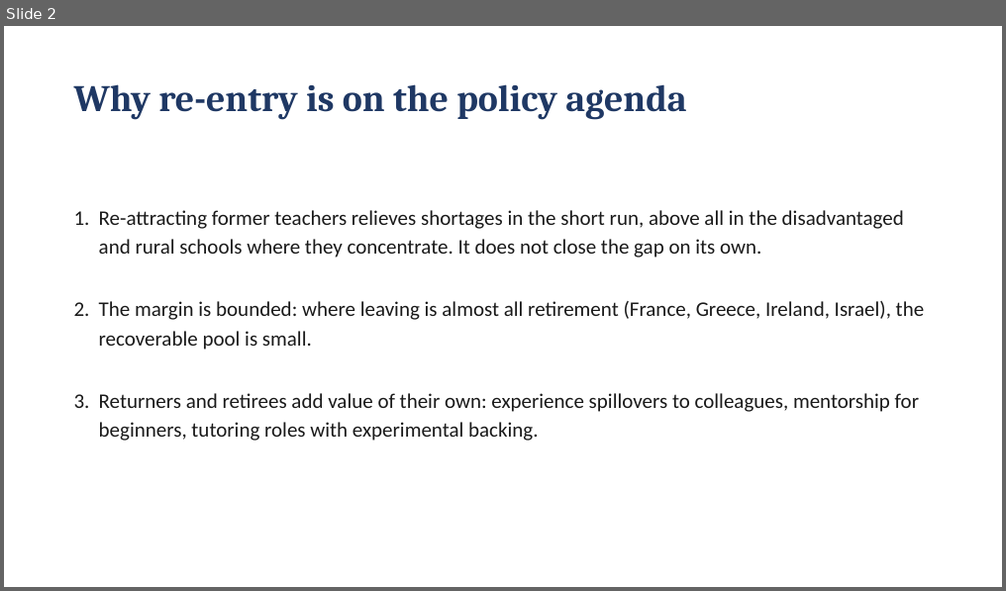
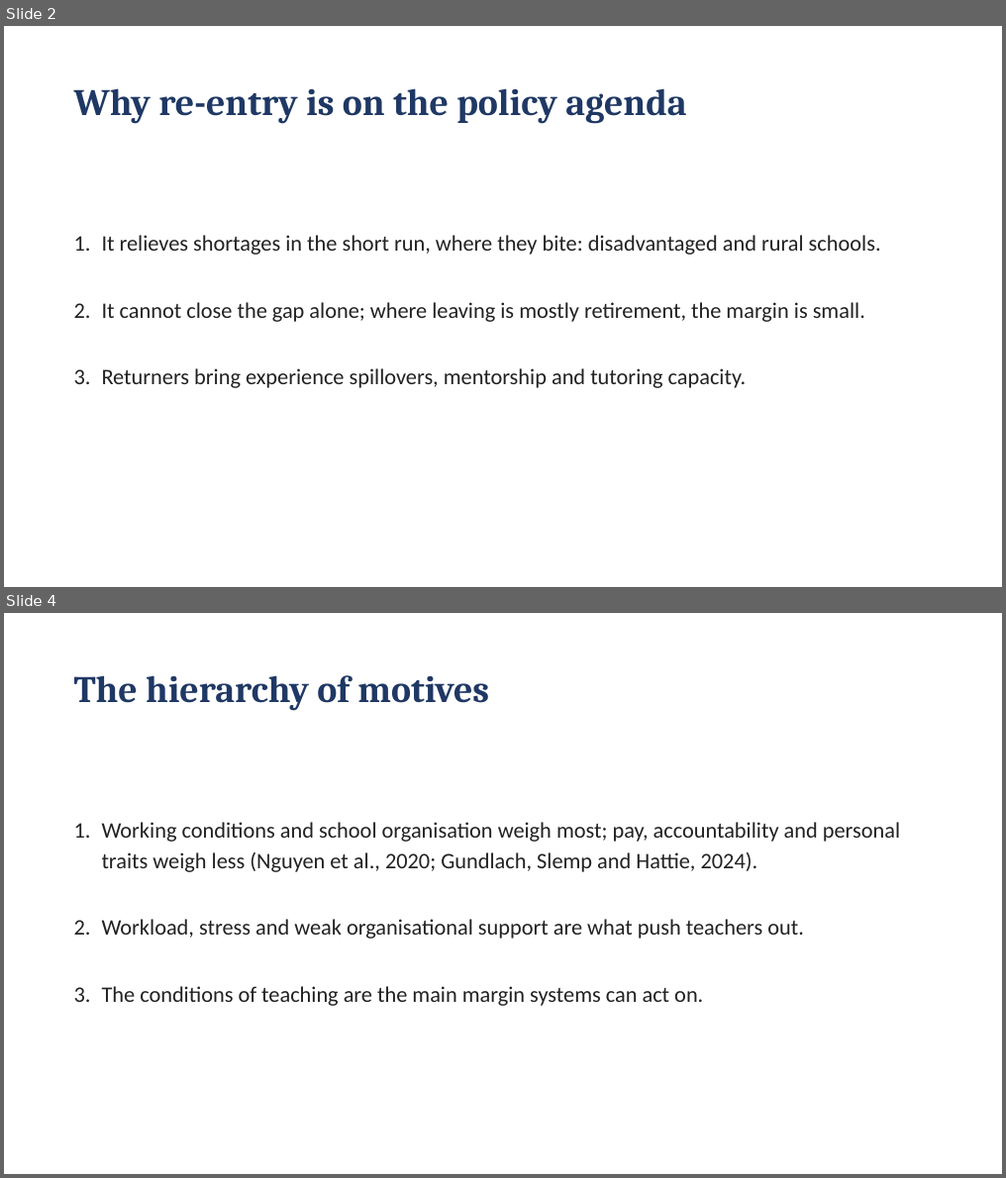
Before and after one commit to jedr1-ship-it/Former-Teachers, a slide deck: Former_Teachers_key_messages.pptx. Shown one above the other, each under a label of ours: slide 2 before the commit, slides 2 and 4 after it; the slides between them are not shown. The pictures are 1006x591 and 1006x1178 pixels, drawn with LibreOffice and Linux fonts; fonts in the diff are those of the drawing. Boxes give left, top, right and bottom in pixels: in the first picture for what was removed or moved away, otherwise in the second. Text is boxed around its words. In the diff, an @@ line names an element or a change of style, - is before the commit and + after.

```diff
--- a/Former_Teachers_key_messages.pptx
+++ b/Former_Teachers_key_messages.pptx
@@ slide 4 added at [4, 613, 1002, 1174], background #FFFFFF @@
@@ text added at [74, 675, 489, 710], 27 pt, text #1F3864, bold @@
+The hierarchy of motives
@@ text added at [102, 822, 900, 1006], 16 pt, text #222222 @@
+1. Working conditions and school organisation weigh most; pay, accountability and personal traits weigh less (Nguyen et al., 2020; Gundlach, Slemp and Hattie, 2024).
+2. Workload, stress and weak organisational support are what push teachers out.
+3. The conditions of teaching are the main margin systems can act on.
@@ slide 2 changed as well @@
@@ text "Why re-entry is on the ...": place and size @@
-text "Why re-entry is on the ..." at [74, 84, 686, 119]
+text "Why re-entry is on the ..." at [74, 88, 686, 123]
@@ text at [102, 235, 881, 388]: text changed; size 15 to 16 pt; text colour #1A1A1A to #222222 @@
-1. Re-attracting former teachers relieves shortages in the short run, above all in the disadvantaged and rural schools where they concentrate. It does not close the gap on its own.
-2. The margin is bounded: where leaving is almost all retirement (France, Greece, Ireland, Israel), the recoverable pool is small.
-3. Returners and retirees add value of their own: experience spillovers to colleagues, mentorship for beginners, tutoring roles with experimental backing.
+1. It relieves shortages in the short run, where they bite: disadvantaged and rural schools.
+2. It cannot close the gap alone; where leaving is mostly retirement, the margin is small.
+3. Returners bring experience spillovers, mentorship and tutoring capacity.
```
Also in this commit, not shown: 3 other slides changed, 1 other slide added, 3 slides removed.
